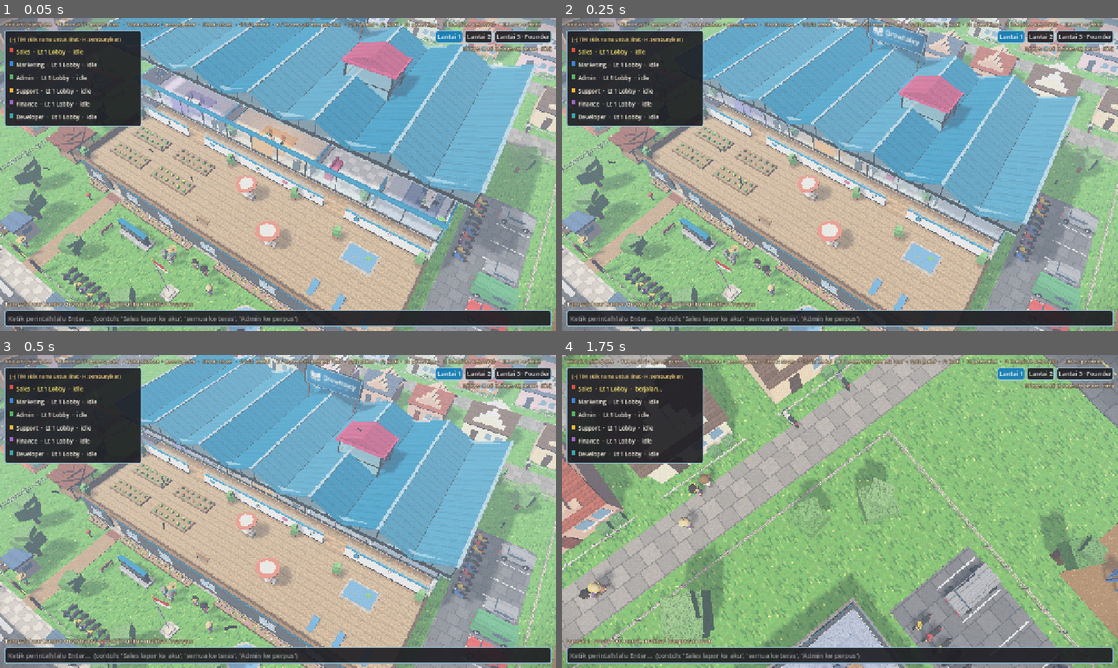
Above: before the commit, frames 1-4 (two rows, left to right).
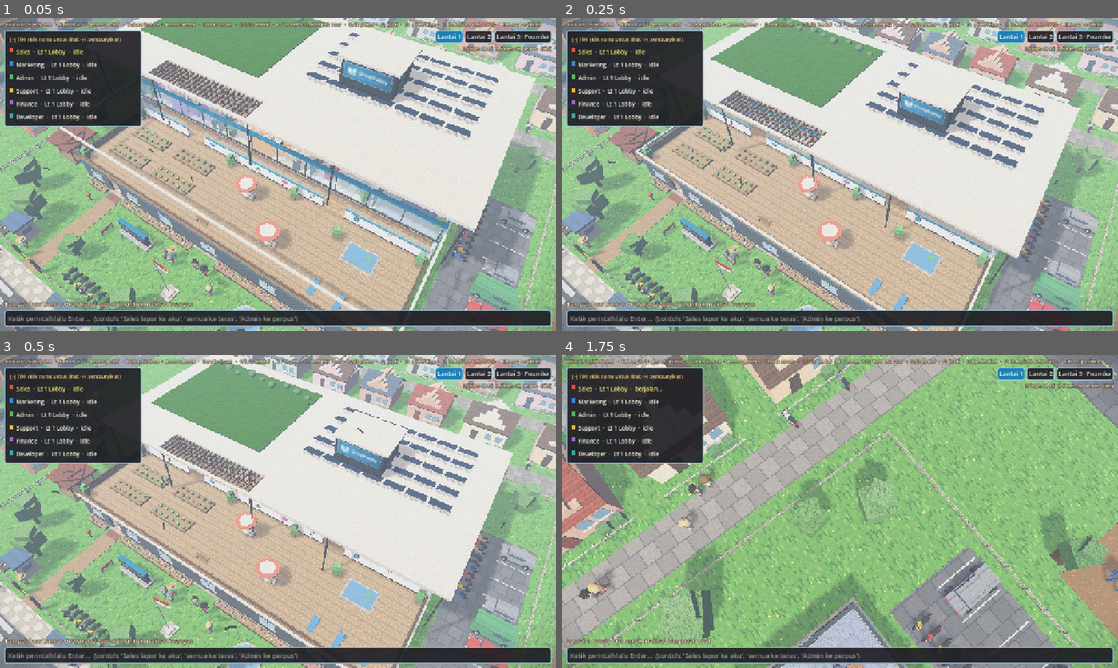
Above: after the commit, the same moments.

Repository: growhaleystudio-create/virtual-office
Game: Godot game, scene res://main.tscn
Same seed, same stepped clock (60 frames per second), same inputs: the game is played once before the commit and once after it.
Inputs (mouse positions are in pixels of both pictures, inside the frame that each line leads up to):
- Up to frame 1 (0.05 s): no input
- Up to frame 2 (0.25 s): no input
- Up to frame 3 (0.5 s): no input
- Up to frame 4 (1.75 s): tap Enter at 0.5, 0.6 s; move the mouse to (962, 495) at 0.52 s; hold Right 0.53-1.25 s; click (962, 495) at 0.67 s; drag from (728, 527) to (812, 574) at 1.27 s

The runs differ from the first frame. In frame 1, 31% of the frame differs, in the area x 10-98%, y 0-100%; in frame 2, 30%; in frame 3, 29%; in frame 4, nothing differs.

Commit message:
Atap gaya modern (pelat melayang, kanopi pergola, atap hijau, panel surya, menara logo, sirip kayu) + mode ringan untuk HP
Co-Authored-By: Claude Opus 5.5 <noreply@anthropic.com>

Diff:
--- a/main.gd
+++ b/main.gd
@@ -113,6 +113,8 @@
 var roster_rows: VBoxContainer
 var _status_timer := 0.0
 var bridge: Bridge
+## HP (browser Android/iOS): mode ringan supaya lancar di GPU/CPU HP.
+var lite := OS.has_feature("web_android") or OS.has_feature("web_ios")
 
 
 func _ready() -> void:
@@ -283,7 +285,7 @@
 	sun.rotation_degrees = Vector3(-52, -35, 0)
 	sun.light_color = Color(1.0, 0.92, 0.78)
 	sun.light_energy = sun_e
-	sun.shadow_enabled = true
+	sun.shadow_enabled = not lite  # bayangan = render ulang scene, paling berat di HP
 	sun.shadow_opacity = 0.75
 	sun.directional_shadow_max_distance = 160.0
 	sun.directional_shadow_blend_splits = true
@@ -609,6 +611,7 @@
 	_build_outside()
 	town = preload("res://town.gd").new()
 	town.name = "Kota"
+	town.lite = lite
 	add_child(town)
 	town.build()
 	_build_floor0()
@@ -1237,117 +1240,101 @@
 const EXT_LEAVE := 40.0
 
 
-## Prisma dari poligon cembung di bidang XY (dunia), diekstrusi dari z0 ke z1.
-func _prism(parent: Node3D, pts: Array, z0: float, z1: float, color: Color, tex := "metal") -> MeshInstance3D:
-	var st := SurfaceTool.new()
-	st.begin(Mesh.PRIMITIVE_TRIANGLES)
-	var n := pts.size()
-	var cen := Vector2.ZERO
-	for q: Vector2 in pts:
-		cen += q / n
-	var tri := func(a: Vector3, b: Vector3, c: Vector3, nrm: Vector3) -> void:
-		if (b - a).cross(c - a).dot(nrm) > 0.0:  # Godot: sisi depan searah jarum jam
-			var t := b
-			b = c
-			c = t
-		for v in [a, b, c]:
-			st.set_normal(nrm)
-			st.add_vertex(v)
-	for i in range(1, n - 1):
-		for z: float in [z0, z1]:
-			var nz := Vector3(0, 0, signf(z - (z0 + z1) / 2.0))
-			tri.call(Vector3(pts[0].x, pts[0].y, z), Vector3(pts[i].x, pts[i].y, z), Vector3(pts[i + 1].x, pts[i + 1].y, z), nz)
-	for i in n:
-		var a: Vector2 = pts[i]
-		var b: Vector2 = pts[(i + 1) % n]
-		var e := b - a
-		var on := Vector2(e.y, -e.x).normalized()
-		if on.dot((a + b) / 2.0 - cen) < 0.0:
-			on = -on
-		var nrm := Vector3(on.x, on.y, 0)
-		tri.call(Vector3(a.x, a.y, z0), Vector3(b.x, b.y, z0), Vector3(b.x, b.y, z1), nrm)
-		tri.call(Vector3(a.x, a.y, z0), Vector3(b.x, b.y, z1), Vector3(a.x, a.y, z1), nrm)
-	var m := MeshInstance3D.new()
-	m.mesh = st.commit()
-	m.material_override = Look.mat(color, tex)
-	parent.add_child(m)
-	return m
-
-
-## Atap lipat zig-zag khas (folded-plate / "butterfly" berderet) di atas lantai 3,
-## kaca segitiga di ujung tiap lipatan, menara kaca di atas tangga, papan logo di punggung atap.
-## Hanya tampil saat kamera zoom out (tampak luar); saat zoom in atap terangkat & hilang.
+## Atap modern: pelat datar tipis putih yang "melayang" di atas pita kaca gelap, sofit kayu,
+## kanopi menjorok ke teras dengan pergola & kolom ramping, atap hijau + panel surya,
+## menara tangga gelap berlogo; ditambah lis lantai putih & sirip kayu (hanya saat tampak luar).
 func _build_roof() -> void:
 	roof = Node3D.new()
 	roof.name = "Atap"
 	add_child(roof)
 	roof.set_meta("no_batch", true)
+	var white := Color(0.84, 0.84, 0.82)
+	var dark_glass := Color(0.22, 0.30, 0.36)
 	var y_top := 2.0 * FH + 3.0
-	var zn := -H / 2.0 - 0.9  # sisi utara (sedikit menjorok)
-	var zs := 18.0 - H / 2.0 + 1.9  # sisi selatan: kanopi lebar menaungi fasad kaca lantai 3
-	var xe := W / 2.0 + 0.9
-	# pelat atap tebal + garis biru muda
-	Agent.make_box(roof, Vector3(0, y_top + 0.15, (zn + zs) / 2.0), Vector3(xe * 2.0, 0.3, zs - zn), BRAND_INK, "metal")
-	Agent.make_box(roof, Vector3(0, y_top + 0.06, (zn + zs) / 2.0), Vector3(xe * 2.0 + 0.08, 0.08, zs - zn + 0.08), BRAND_LIGHT, "metal")
-	var y0 := y_top + 0.3
-	var nb := 6
-	var bw := xe * 2.0 / nb
-	var yr := y0 + 2.2  # punggung lipatan
-	var yv := y0 + 0.45  # lembah lipatan
-	var pz0 := zn - 0.3
-	var pz1 := zs + 0.4
-	var depth := pz1 - pz0
-	var pzc := (pz0 + pz1) / 2.0
-	var glass := Color(0.60, 0.82, 0.96, 0.5)
-	for i in nb:
-		var xl := -xe + i * bw
-		var xr := xl + bw
-		var xc := xl + bw / 2.0
-		var col: Color = BRAND_BLUE if i % 2 == 0 else BRAND_BLUE.lightened(0.12)
-		for seg in [[Vector2(xl, yr), Vector2(xc, yv)], [Vector2(xc, yv), Vector2(xr, yr)]]:
-			var a: Vector2 = seg[0]
-			var b: Vector2 = seg[1]
-			var mid := (a + b) / 2.0
-			var p := Agent.make_box(roof, Vector3(mid.x, mid.y, pzc), Vector3(a.distance_to(b) + 0.12, 0.16, depth), col, "metal")
-			p.rotation.z = atan2(b.y - a.y, b.x - a.x)
-		# talang di lembah
-		Agent.make_box(roof, Vector3(xc, yv + 0.05, pzc), Vector3(0.4, 0.1, depth + 0.05), BRAND_INK, "metal")
-		# kaca segitiga di ujung utara & selatan lipatan, dengan kusen
-		for gz: float in [zn + 0.15, zs - 0.15]:
-			var pts := [Vector2(xl, y0), Vector2(xl, yr - 0.1), Vector2(xc, yv - 0.1), Vector2(xr, yr - 0.1), Vector2(xr, y0)]
-			_prism(roof, pts, gz - 0.03, gz + 0.03, glass)
-			for f: float in [0.0, 0.25, 0.75]:
-				var mx := xl + bw * f
-				var top := lerpf(yr, yv, f * 2.0 if f <= 0.5 else (1.0 - f) * 2.0)
-				Agent.make_box(roof, Vector3(mx, (y0 + top) / 2.0, gz), Vector3(0.12, top - y0, 0.14), BRAND_INK, "metal")
-			Agent.make_box(roof, Vector3(xc, y0 + 0.08, gz), Vector3(bw, 0.16, 0.16), BRAND_INK, "metal")
-	# tutup punggung lipatan
-	for i in nb + 1:
-		Agent.make_box(roof, Vector3(-xe + i * bw, yr + 0.07, pzc), Vector3(0.32, 0.14, depth + 0.06), BRAND_LIGHT, "metal")
-	for gz: float in [zn + 0.15, zs - 0.15]:
-		Agent.make_box(roof, Vector3(xe, (y0 + yr) / 2.0, gz), Vector3(0.12, yr - y0, 0.14), BRAND_INK, "metal")
-
-	# menara kaca di atas tangga (lantern), atap pink
-	var lc := Vector3(STAIR_X0 + 3.0 - W / 2.0, y0, STAIR2_Z + 1.0 - H / 2.0)
-	var ls := Vector3(5.2, 3.6, 3.4)
-	Agent.make_box(roof, lc + Vector3(0, ls.y / 2.0, 0), ls, Color(0.70, 0.88, 0.97, 0.55))
+	var hw := W / 2.0 + WALL_T  # setengah lebar bangunan termasuk dinding
+	var zn := -H / 2.0 - WALL_T  # muka utara
+	var z3 := 18.0 - H / 2.0  # muka selatan lantai 3 (fasad kaca)
+	var zs := H / 2.0 + WALL_T  # muka selatan bangunan
+
+	# pita kaca gelap (clerestory) di atas dinding lantai 3 -> pelat atap seolah melayang
+	var gh := 0.55
+	var gy := y_top + gh / 2.0
+	Agent.make_box(roof, Vector3(0, gy, zn + 0.1), Vector3(hw * 2.0, gh, 0.2), dark_glass, "grain")
+	Agent.make_box(roof, Vector3(0, gy, z3), Vector3(hw * 2.0, gh, 0.2), dark_glass, "grain")
 	for sx: float in [-1.0, 1.0]:
-		for sz: float in [-1.0, 1.0]:
-			Agent.make_box(roof, lc + Vector3(sx * ls.x / 2.0, ls.y / 2.0, sz * ls.z / 2.0), Vector3(0.16, ls.y, 0.16), BRAND_INK, "metal")
-		Agent.make_box(roof, lc + Vector3(sx * ls.x / 2.0, ls.y * 0.5, 0), Vector3(0.1, 0.1, ls.z), BRAND_INK, "metal")
-	for sz: float in [-1.0, 1.0]:
-		Agent.make_box(roof, lc + Vector3(0, ls.y * 0.5, sz * ls.z / 2.0), Vector3(ls.x, 0.1, 0.1), BRAND_INK, "metal")
-	Agent.make_box(roof, lc + Vector3(0, ls.y + 0.12, 0), Vector3(ls.x + 0.8, 0.24, ls.z + 0.8), BRAND_PINK, "metal")
-	_prism(roof, [Vector2(lc.x - ls.x / 2.0 - 0.2, lc.y + ls.y + 0.24), Vector2(lc.x, lc.y + ls.y + 1.3),
-		Vector2(lc.x + ls.x / 2.0 + 0.2, lc.y + ls.y + 0.24)], lc.z - ls.z / 2.0 - 0.2, lc.z + ls.z / 2.0 + 0.2, BRAND_PINK.darkened(0.15))
-
-	# papan logo besar berdiri di punggung atap tengah, menghadap jalan (selatan)
-	var bp := Vector3(0.0, yr + 2.0, zn + 3.0)
-	for sx: float in [-3.6, 3.6]:
-		Agent.make_box(roof, Vector3(sx, (y0 + bp.y) / 2.0, bp.z - 0.2), Vector3(0.18, bp.y - y0, 0.18), Color(0.3, 0.3, 0.32), "metal")
-	Agent.make_box(roof, bp + Vector3(0, 0, -0.08), Vector3(8.6, 2.9, 0.15), BRAND_INK, "metal")
-	var rn := _facing_node(roof, bp, Vector3(0, 0, 1))
-	_picture(rn, Vector3.ZERO, Vector2(8.3, 2.77), "sign_blue")
+		Agent.make_box(roof, Vector3(sx * (hw - 0.1), gy, (zn + z3) / 2.0), Vector3(0.2, gh, z3 - zn), dark_glass, "grain")
+
+	# pelat atap utama + kanopi teras
+	var sy := y_top + gh
+	var st := 0.38
+	var ox := hw + 1.4
+	var zn2 := zn - 1.2
+	var zc := z3 + 1.0  # batas pelat utama / mulai kanopi
+	var zk := z3 + 4.6  # ujung kanopi
+	Agent.make_box(roof, Vector3(0, sy + st / 2.0, (zn2 + zc) / 2.0), Vector3(ox * 2.0, st, zc - zn2), white, "grain")
+	Agent.make_box(roof, Vector3(0, sy - 0.03, (zn2 + zc) / 2.0), Vector3(ox * 2.0 - 0.3, 0.06, zc - zn2 - 0.3), WOOD, "planks")
+	# kanopi: pelat di kiri & kanan, pergola kayu di tengah
+	var hole := [-13.0, 1.0]
+	for seg in [[-ox, hole[0]], [hole[1], ox]]:
+		var cx: float = (seg[0] + seg[1]) / 2.0
+		var w: float = seg[1] - seg[0]
+		Agent.make_box(roof, Vector3(cx, sy + st / 2.0, (zc + zk) / 2.0), Vector3(w, st, zk - zc), white, "grain")
+		Agent.make_box(roof, Vector3(cx, sy - 0.03, (zc + zk) / 2.0), Vector3(w - 0.3, 0.06, zk - zc - 0.3), WOOD, "planks")
+	Agent.make_box(roof, Vector3((hole[0] + hole[1]) / 2.0, sy + st / 2.0, zk - 0.2), Vector3(hole[1] - hole[0], st, 0.4), white, "grain")
+	var px: float = hole[0] + 0.5
+	while px < hole[1] - 0.2:
+		Agent.make_box(roof, Vector3(px, sy + 0.12, (zc + zk) / 2.0), Vector3(0.12, 0.24, zk - zc), WOOD, "planks")
+		px += 0.6
+	# kolom ramping penopang kanopi, berdiri di teras lantai 2
+	for cx2: float in [-ox + 0.6, hole[0], hole[1], 11.0, ox - 0.6]:
+		var y1 := FH
+		Agent.make_box(roof, Vector3(cx2, (y1 + sy) / 2.0, zk - 0.6), Vector3(0.16, sy - y1, 0.16), BRAND_INK, "metal")
+
+	# di atas atap: atap hijau (barat) & panel surya (timur), dengan tepi kerikil
+	var ry := sy + st
+	Agent.make_box(roof, Vector3(-11.5, ry + 0.06, (zn + z3) / 2.0 - 0.5), Vector3(19.0, 0.12, z3 - zn - 3.0), Color(0.45, 0.62, 0.33), "grass", 0.5)
+	for i in 9:
+		var bx := -20.0 + i * 2.1
+		Agent.make_ball(roof, Vector3(bx, ry + 0.35, -13.2 + (i % 3) * 0.5), 0.45 + (i % 2) * 0.15, Color(0.36, 0.56, 0.30), Vector3(1, 0.8, 1), "leaves")
+	for r in 5:
+		for c in 7:
+			var sp := Agent.make_box(roof, Vector3(1.0 + c * 2.6 + 2.5, ry + 0.35, -13.0 + r * 2.6), Vector3(2.3, 0.07, 1.4), Color(0.13, 0.19, 0.33), "metal", 1.0)
+			sp.rotation.x = -0.3
+			Agent.make_box(roof, Vector3(1.0 + c * 2.6 + 2.5, ry + 0.15, -13.0 + r * 2.6 + 0.4), Vector3(0.08, 0.3, 0.08), Color(0.6, 0.6, 0.62), "metal")
+
+	# menara tangga: kotak gelap menjulang, pelat putih di puncak, logo menghadap jalan
+	var tx0 := STAIR_X0 - W / 2.0
+	var tx1 := STAIR_X1 - W / 2.0
+	var tz0 := STAIR2_Z - 2.0 - H / 2.0
+	var tz1 := STAIR2_Z + 3.0 - H / 2.0
+	var th := 4.4
+	var tc := Vector3((tx0 + tx1) / 2.0, y_top + th / 2.0, (tz0 + tz1) / 2.0)
+	Agent.make_box(roof, tc, Vector3(tx1 - tx0, th, tz1 - tz0), BRAND_INK, "stone")
+	Agent.make_box(roof, Vector3(tc.x, y_top + th + 0.12, tc.z), Vector3(tx1 - tx0 + 0.8, 0.24, tz1 - tz0 + 0.8), white, "grain")
+	Agent.make_box(roof, Vector3(tx1 + 0.01, y_top + th / 2.0 + 0.3, tc.z), Vector3(0.04, th - 1.6, 1.0), dark_glass.lightened(0.25), "grain")
+	var ln := _facing_node(roof, Vector3(tc.x, y_top + th - 1.3, tz1 + 0.02), Vector3(0, 0, 1))
+	_picture(ln, Vector3.ZERO, Vector2(5.4, 1.8), "sign_blue")
+
+	# lis lantai putih di tiap tingkat (garis horizontal khas gedung modern)
+	for lv in [[FH, zs], [2.0 * FH, z3]]:
+		var y: float = lv[0]
+		var zb: float = lv[1]
+		Agent.make_box(roof, Vector3(0, y, zn - 0.12), Vector3(hw * 2.0 + 0.5, 0.3, 0.26), white, "grain")
+		for sx: float in [-1.0, 1.0]:
+			Agent.make_box(roof, Vector3(sx * (hw + 0.12), y, (zn + zb) / 2.0), Vector3(0.26, 0.3, zb - zn + 0.24), white, "grain")
+	Agent.make_box(roof, Vector3(0, FH, zs + 0.12), Vector3(hw * 2.0 + 0.5, 0.3, 0.26), white, "grain")
+	# sirip kayu vertikal di depan fasad kaca lantai 3 (peneduh)
+	var fy := 2.0 * FH + 1.6
+	var fx := -hw + 0.4
+	while fx < hw:
+		Agent.make_box(roof, Vector3(fx, fy, z3 + 0.3), Vector3(0.1, 3.0, 0.35), WOOD, "planks")
+		Agent.make_box(roof, Vector3(fx, fy, zn - 0.25), Vector3(0.1, 3.0, 0.3), WOOD, "planks")
+		fx += 0.9
+	var fz := zn + 0.5
+	while fz < z3:
+		for sx: float in [-1.0, 1.0]:
+			Agent.make_box(roof, Vector3(sx * (hw + 0.25), fy, fz), Vector3(0.3, 3.0, 0.1), WOOD, "planks")
+		fz += 0.9
 
 
 ## Masuk/keluar tampak luar (dipanggil otomatis dari zoom kamera).
--- a/town.gd
+++ b/town.gd
@@ -39,6 +39,7 @@
 var _ball_wait := 1.0
 var _jet: MeshInstance3D
 var _t := 0.0
+var lite := false  # HP: separuh NPC, pejalan kaki lebih sedikit
 
 
 func build(seed_: int = 7) -> void:
@@ -59,6 +60,8 @@
 	_spawn_cars()
 	_spawn_peds()
 	_spawn_sky()
+	if lite:
+		_thin_npcs()
 	# gabungkan mesh: statis jadi satu kelompok, bangunan & kendaraan per node
 	Look.batch(stat, true)
 	for bd in buildings:
@@ -943,7 +946,7 @@
 
 
 func _spawn_peds() -> void:
-	for i in 34:
+	for i in (14 if lite else 34):
 		var a := Agent.new()
 		a.setup("warga", PED_SHIRTS[i % PED_SHIRTS.size()], PED_HAIR[rng.randi() % PED_HAIR.size()])
 		a.position = Vector3(rng.randf_range(-110, 110), 0.1, _walk_z(i % 2 == 0))
@@ -977,6 +980,18 @@
 	a.think = rng.randf_range(0.5, 4.0)
 
 
+## Mode ringan: buang separuh NPC kota (pemain basket tetap ada).
+func _thin_npcs() -> void:
+	var keep: Array = []
+	for i in npcs.size():
+		var a: Agent = npcs[i]
+		if i % 2 == 0 or a in players or a in peds:
+			keep.append(a)
+		else:
+			a.queue_free()
+	npcs = keep
+
+
 # ---------- langit: awan & burung ----------
 
 func _spawn_sky() -> void:
Not shown, changed: build/web/index.pck
